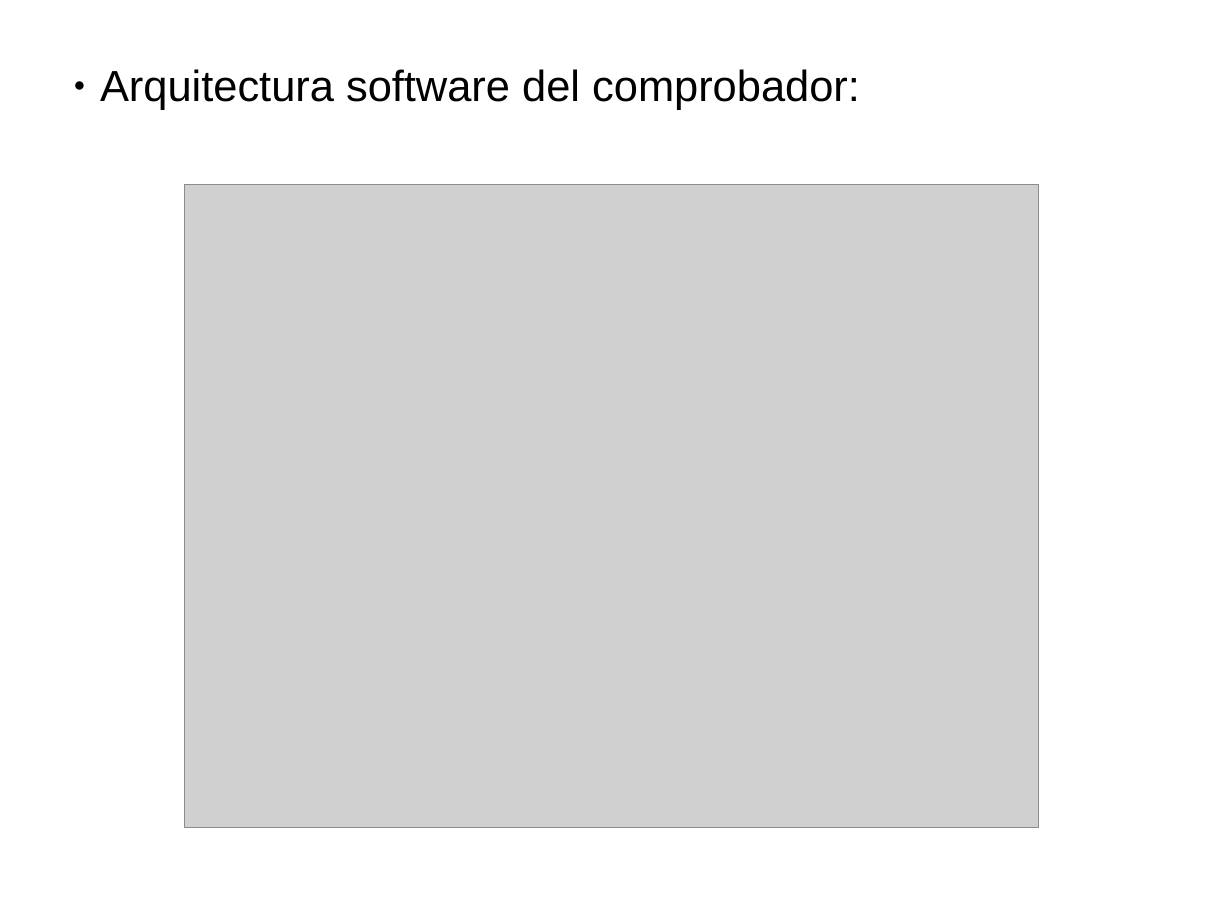
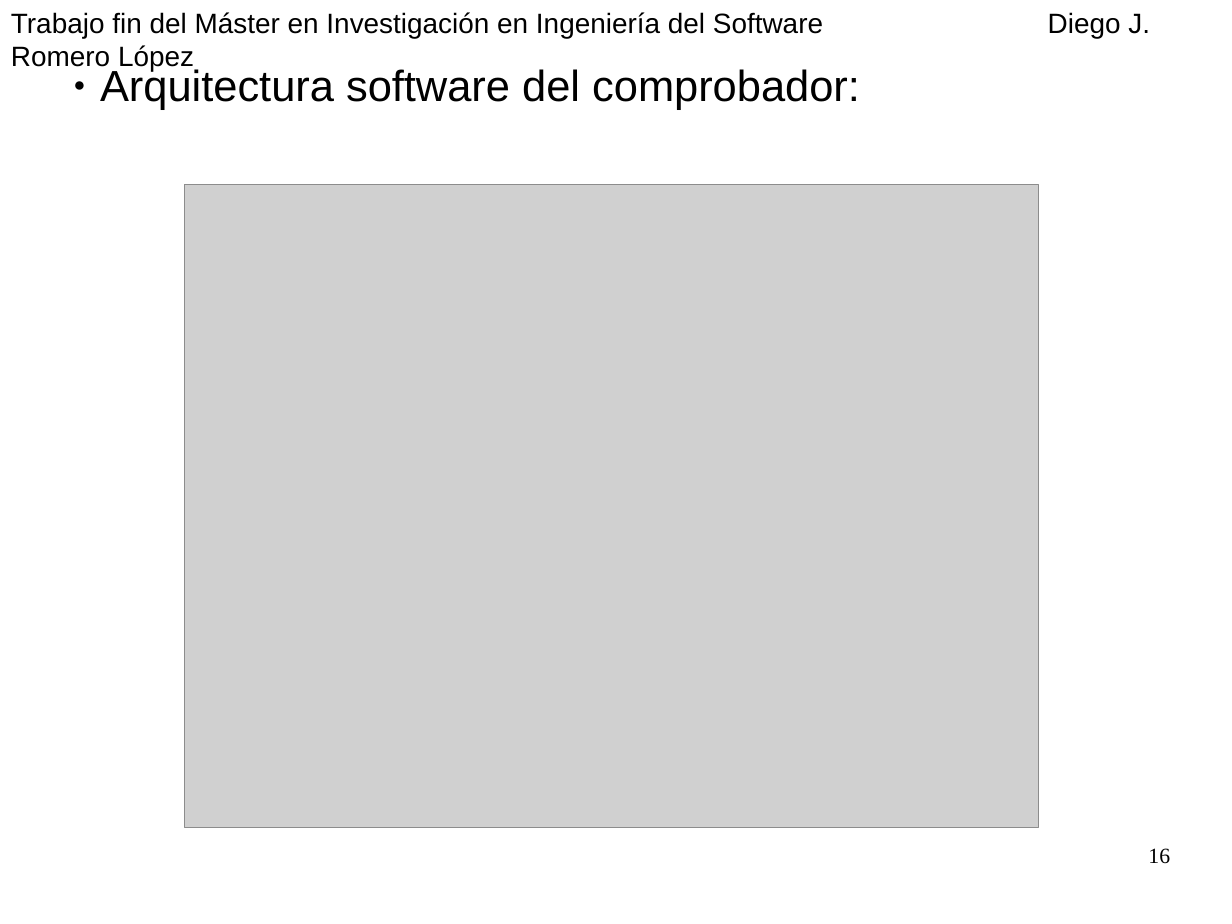
Before and after one commit to diegojromerolopez/djbdd, a slide deck: slide 16 of doc/presentacion.odp (slide 18 before the commit). Drawn at 1232x924 pixels with LibreOffice and Linux fonts; fonts in the diff are those of the drawing; grey boxes stand for pictures. Boxes give left, top, right and bottom in pixels: in the first picture for what was removed or moved away, otherwise in the second. Text is boxed around its words. In the diff, an @@ line names an element or a change of style, - is before the commit and + after.

```diff
--- a/doc/presentacion.odp
+++ b/doc/presentacion.odp
@@ text added at (x1=11, y1=12, x2=1150, y2=38), 18 pt, text #000000 @@
+Trabajo fin del Máster en Investigación en Ingeniería del Software Diego J. Romero López
@@ page number added at (x1=1148, y1=848, x2=1170, y2=864), 14 pt, text #000000 @@
+16
```
Also in this commit, not shown: 20 other slides changed, 4 slides added, 5 slides removed, 3 other files.
